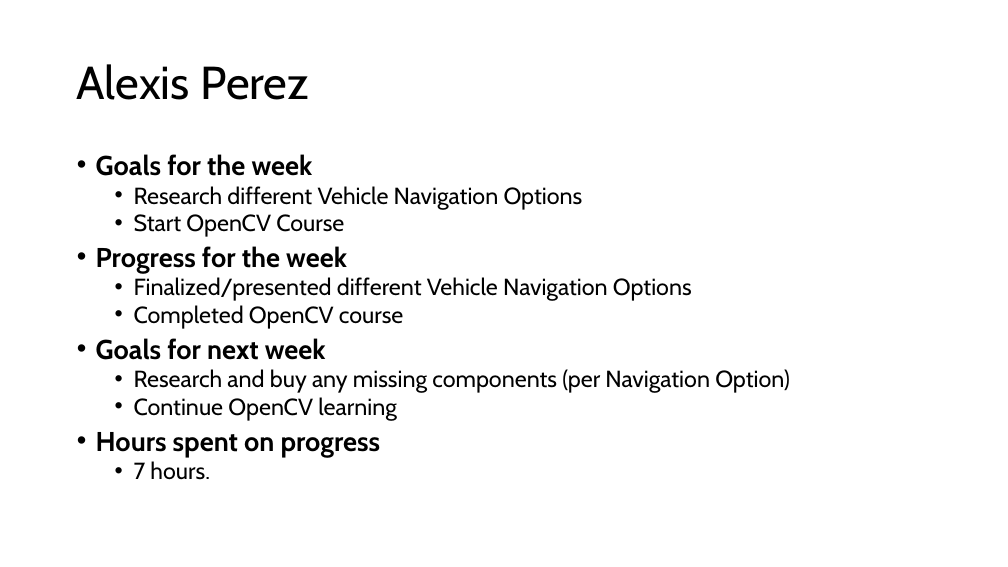
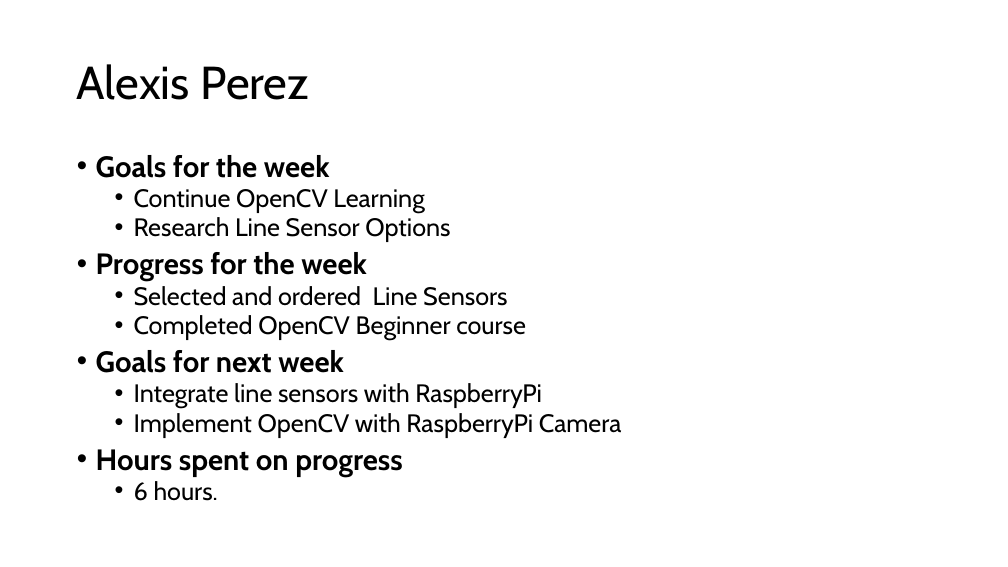
Before and after one commit to EthanWellsSr/BuggyBot, a slide deck: slide 1 of Weekly Reports/slides/2-alexis-perez.pptx. Drawn at 1008x567 pixels with LibreOffice and Linux fonts; fonts in the diff are those of the drawing. Boxes give left, top, right and bottom in pixels: in the first picture for what was removed or moved away, otherwise in the second. Text is boxed around its words. In the diff, an @@ line names an element or a change of style, - is before the commit and + after.

Commit message:
Weekly Update

```diff
--- a/Weekly Reports/slides/2-alexis-perez.pptx
+++ b/Weekly Reports/slides/2-alexis-perez.pptx
@@ text at box(96, 155, 403, 477): size 25.9 to 28 pt in "Goals for the week", "Progress for the week", "Goals for next week", "Hours spent on progress" @@
@@ text at box(134, 189, 450, 242): text changed; size 22.2 to 24 pt @@
-  • Research different Vehicle Navigation Options
-  • Start OpenCV Course
+  • Continue OpenCV Learning
+  • Research Line Sensor Options
@@ text at box(134, 286, 526, 340): text changed; size 22.2 to 24 pt @@
-  • Finalized/presented different Vehicle Navigation Options
-  • Completed OpenCV course
+  • Selected and ordered Line Sensors
+  • Completed OpenCV Beginner course
@@ text at box(134, 383, 622, 438): text changed; size 22.2 to 24 pt @@
-  • Research and buy any missing components (per Navigation Option)
-  • Continue OpenCV learning
+  • Integrate line sensors with RaspberryPi
+  • Implement OpenCV with RaspberryPi Camera
@@ text at box(134, 481, 218, 501): text changed; size 22.2 to 24 pt @@
-  • 7 hours.
+  • 6 hours.
```
